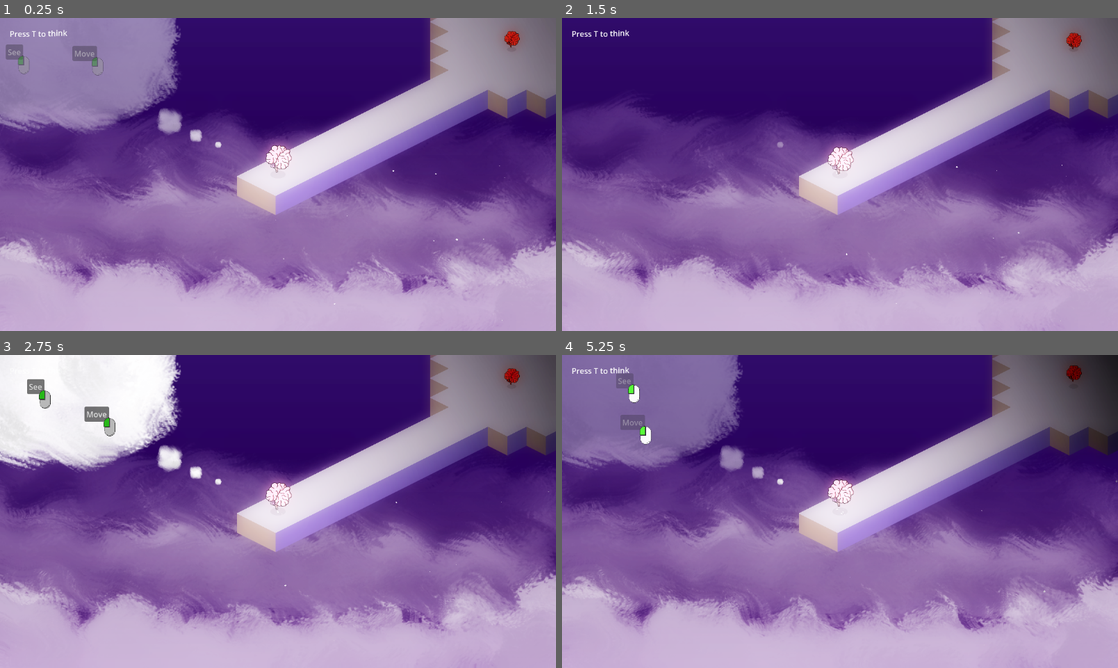
Above: before the commit, frames 1-4 (two rows, left to right).
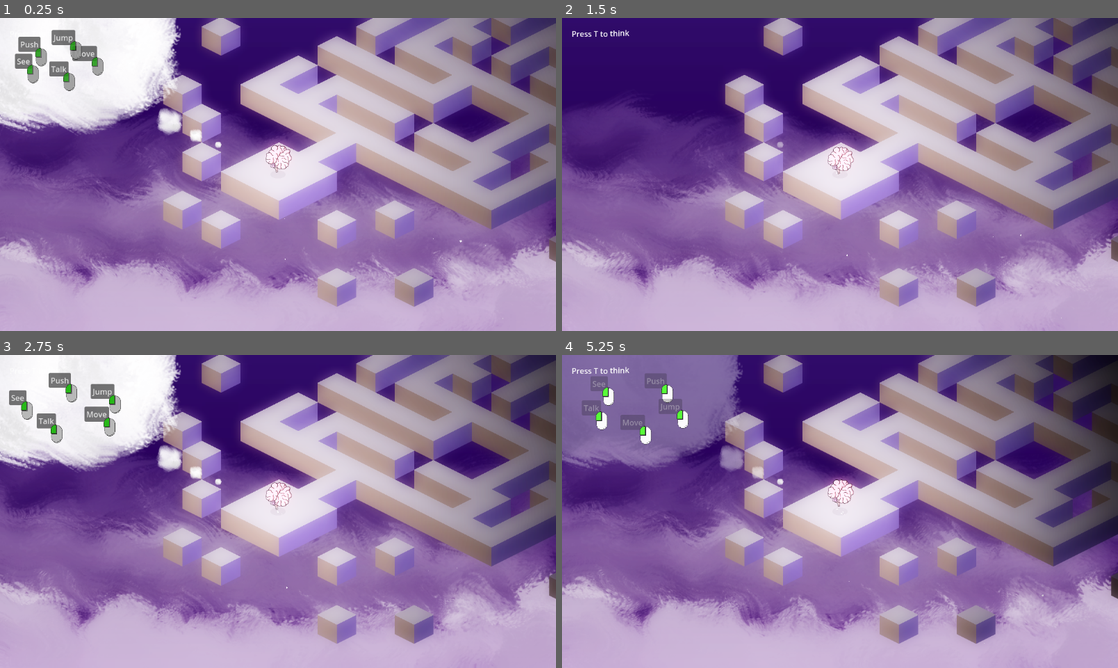
Above: after the commit, the same moments.

Repository: GeordieTomo/ludum-dare-58
Game: Godot game, scene res://globals/level_manager.tscn
Two runs of this game, one before a commit and one after it. Both use one fixed random seed, a clock stepped at 60 frames per second and the inputs below. Sound files missing from this copy of the repository are replaced by a short silence.
Inputs (mouse positions are in pixels of both pictures, inside the frame that each line leads up to):
- Up to frame 1 (0.25 s): no input
- Up to frame 2 (1.5 s): tap T (cloud) at 0.5 s; move the mouse to (962, 158) at 0.52 s; hold Right (right) 0.53-1.28 s; hold T (cloud) 0.53-1.28 s; tap Space (jump) at 0.77 s; move the mouse to (728, 190) at 1.27 s; hold Down (down) from 1.28 s (still down); tap E (interact) at 1.35 s
- Up to frame 3 (2.75 s): tap Space (jump) at 1.52 s; tap T (cloud) at 2 s; move the mouse to (333, 442) at 2.02 s; release Down (down) at 2.03 s; hold Right (right) from 2.03 s (still down); hold T (cloud) from 2.03 s (still down)
- Up to frame 4 (5.25 s): move the mouse to (812, 574) at 2.77 s; release Right (right) at 2.78 s; release T (cloud) at 2.78 s; hold Up (up) 2.78-3.53 s; tap E (interact) at 2.85, 4.35 s; tap Space (jump) at 3.02, 3.77, 4.52 s; tap T (cloud) at 3.5 s; move the mouse to (1006, 558) at 3.52 s; hold T (cloud) 3.53-4.28 s; hold Left (left) 3.53-5.03 s; move the mouse to (673, 464) at 4.27 s; move the mouse to (867, 511) at 5.02 s; hold Down (down) from 5.03 s (still down); hold T (cloud) from 5.03 s (still down)

The runs differ from the first frame. In frame 1, 40% of the frame differs, in the area x 0-100%, y 0-97%; in frame 2, 29%; in frame 3, 30%; in frame 4, 30%.

Commit message:
fix final level transition

Diff:
--- a/environment/levels/end-of-game-sequence.gd
+++ b/environment/levels/end-of-game-sequence.gd
@@ -1,4 +1,5 @@
 extends Node
 
 func _ready():
+	await get_tree().create_timer(2.).timeout
 	Events.hide_screen.emit(true)
--- a/environment/levels/level5-wake-up.tscn
+++ b/environment/levels/level5-wake-up.tscn
@@ -54,7 +54,7 @@
 
 [node name="level5Sequence_manager" type="Node" parent="."]
 script = ExtResource("1_6suk6")
-start_unlocked_words = Array[int]([0, 9, 2, 1])
+start_unlocked_words = Array[int]([0, 9, 2, 1, 8])
 
 [node name="Camera2D" parent="." node_paths=PackedStringArray("follow_target") instance=ExtResource("2_vcibj")]
 follow_target = NodePath("../player")
--- a/environment/player/player.tscn
+++ b/environment/player/player.tscn
@@ -111,10 +111,10 @@
 z_index = 10
 layout_mode = 3
 anchors_preset = 0
-offset_left = 1.0
-offset_top = -34.0
-offset_right = 1.0
-offset_bottom = -34.0
+offset_left = 26.0
+offset_top = -36.0
+offset_right = 26.0
+offset_bottom = -36.0
 size_flags_horizontal = 4
 size_flags_vertical = 4
 theme = ExtResource("4_p0ml2")
--- a/globals/level_manager.gd
+++ b/globals/level_manager.gd
@@ -2,6 +2,8 @@
 
 @export var starting_level : PackedScene
 var current_level  # TODO: make this dynamic
+
+var transitioning : bool = false
 
 # Called when the node enters the scene tree for the first time.
 func _ready():
@@ -21,12 +23,16 @@
 		add_scene(starting_level)
 
 func handle_portal_entry(target_level: PackedScene):
+	if transitioning:
+		return
+	transitioning = true
 	await hide_screen()
 	current_level.queue_free()
 	add_scene(target_level)
 	Events.new_scene_loaded.emit()
 	await get_tree().create_timer(0.2).timeout
 	show_screen()
+	transitioning = false
 
 func add_scene(target_level: PackedScene):
 	current_level = target_level.instantiate()
--- a/globals/level_manager.tscn
+++ b/globals/level_manager.tscn
@@ -1,8 +1,8 @@
 [gd_scene load_steps=8 format=3 uid="uid://itbv58flc0wq"]
 
 [ext_resource type="Script" uid="uid://cggc0p4jty8g4" path="res://globals/level_manager.gd" id="1_2mqgi"]
-[ext_resource type="Script" uid="uid://b83oktrtsudot" path="res://globals/level_transition_curtain.gd" id="2_ogmsl"]
-[ext_resource type="PackedScene" uid="uid://chub30rsm2ukr" path="res://environment/levels/level0.tscn" id="3_ogmsl"]
+[ext_resource type="PackedScene" uid="uid://bnpwree7r2j2x" path="res://environment/levels/level5-wake-up.tscn" id="2_js131"]
+[ext_resource type="Script" path="res://globals/level_transition_curtain.gd" id="2_ogmsl"]
 
 [sub_resource type="Animation" id="Animation_2mqgi"]
 length = 0.001
@@ -60,7 +60,7 @@
 
 [node name="level_manager" type="Node"]
 script = ExtResource("1_2mqgi")
-starting_level = ExtResource("3_ogmsl")
+starting_level = ExtResource("2_js131")
 
 [node name="level_transition_canvas" type="CanvasLayer" parent="."]
 layer = 100
--- a/word_cloud/word_cloud.gd
+++ b/word_cloud/word_cloud.gd
@@ -35,8 +35,9 @@
 func reload_selected_words():
 	print(selected_word_toggles)
 	for toggle : WordToggle in selected_word_toggles:
-		if not toggle.word_toggle_button.button_pressed:
-			toggle.toggle()
+		if toggle != null:
+			if not toggle.word_toggle_button.button_pressed:
+				toggle.toggle()
 
 func add_word_toggle(toggle: WordToggle):
 	if not selected_word_toggles.has(toggle):
--- a/word_cloud/word_cloud_display.gd
+++ b/word_cloud/word_cloud_display.gd
@@ -67,7 +67,8 @@
 	if toggled_on:
 
 		word_toggle.get_parent().remove_child(word_toggle)
-		WordCloud.player_container.add_child(word_toggle)
+		if WordCloud.player_container != null:
+			WordCloud.player_container.add_child(word_toggle)
 		selectwordAudio.play()
 
 		WordCloud.add_word_toggle(word_toggle)
Not shown: 2 places in environment/levels/end-of-game.tscn that only renumber resources
Not shown: 1 places in environment/levels/level3-pressure-plates-and-throwing.tscn that only renumber resources
Not shown: 1 places in environment/levels/level5-wake-up.tscn that only renumber resources
